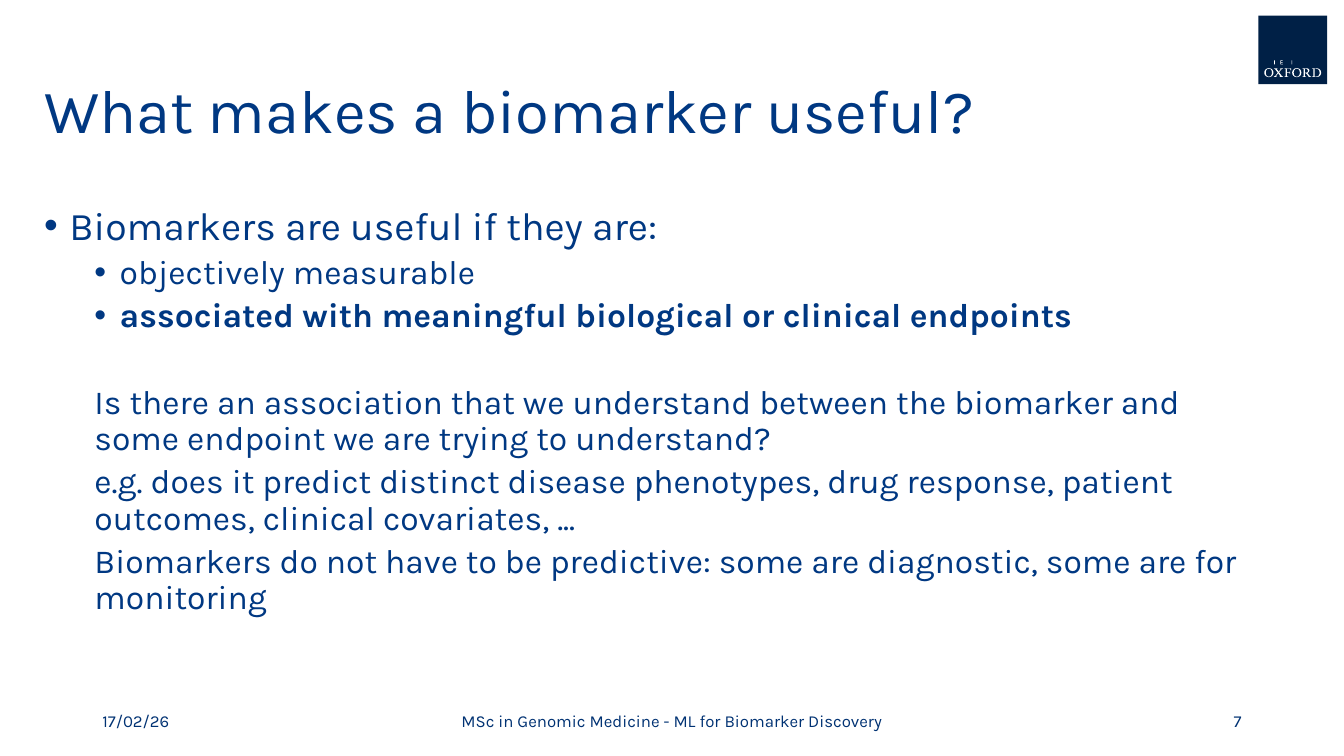
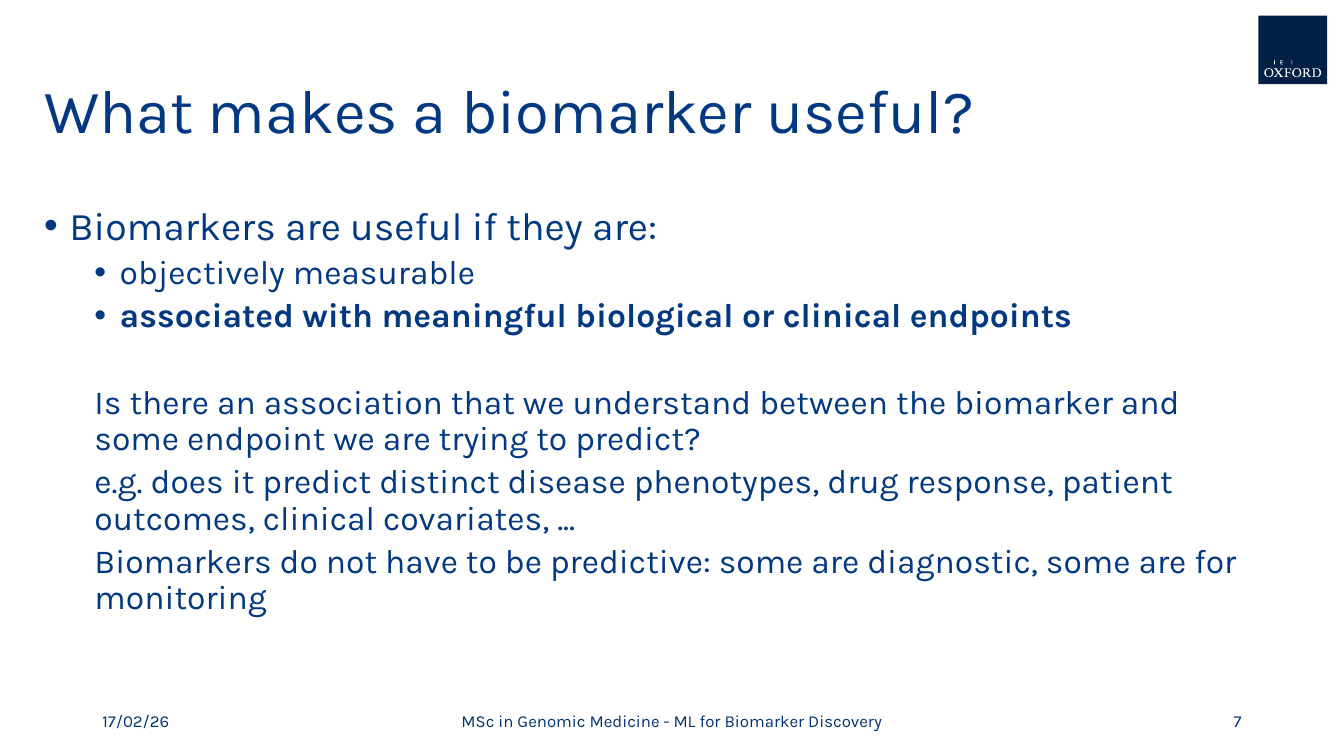
Before and after one commit to griffinfarrow/ML_for_Biomarker_Discovery, a slide deck: slide 7 of ml_for_biomarker_discovery.pptx. Drawn at 1344x756 pixels with LibreOffice and Linux fonts; fonts in the diff are those of the drawing; background and template pictures are left out. Boxes give left, top, right and bottom in pixels: in the first picture for what was removed or moved away, otherwise in the second. Text is boxed around its words. In the diff, an @@ line names an element or a change of style, - is before the commit and + after.

```diff
--- a/ml_for_biomarker_discovery.pptx
+++ b/ml_for_biomarker_discovery.pptx
@@ text at bbox=[94, 391, 1180, 459]: text changed @@
-  Is there an association that we understand between the biomarker and some endpoint we are trying to understand?
+  Is there an association that we understand between the biomarker and some endpoint we are trying to predict?
```
Also in this commit, not shown: 4 other slides changed, 3 slides added.
